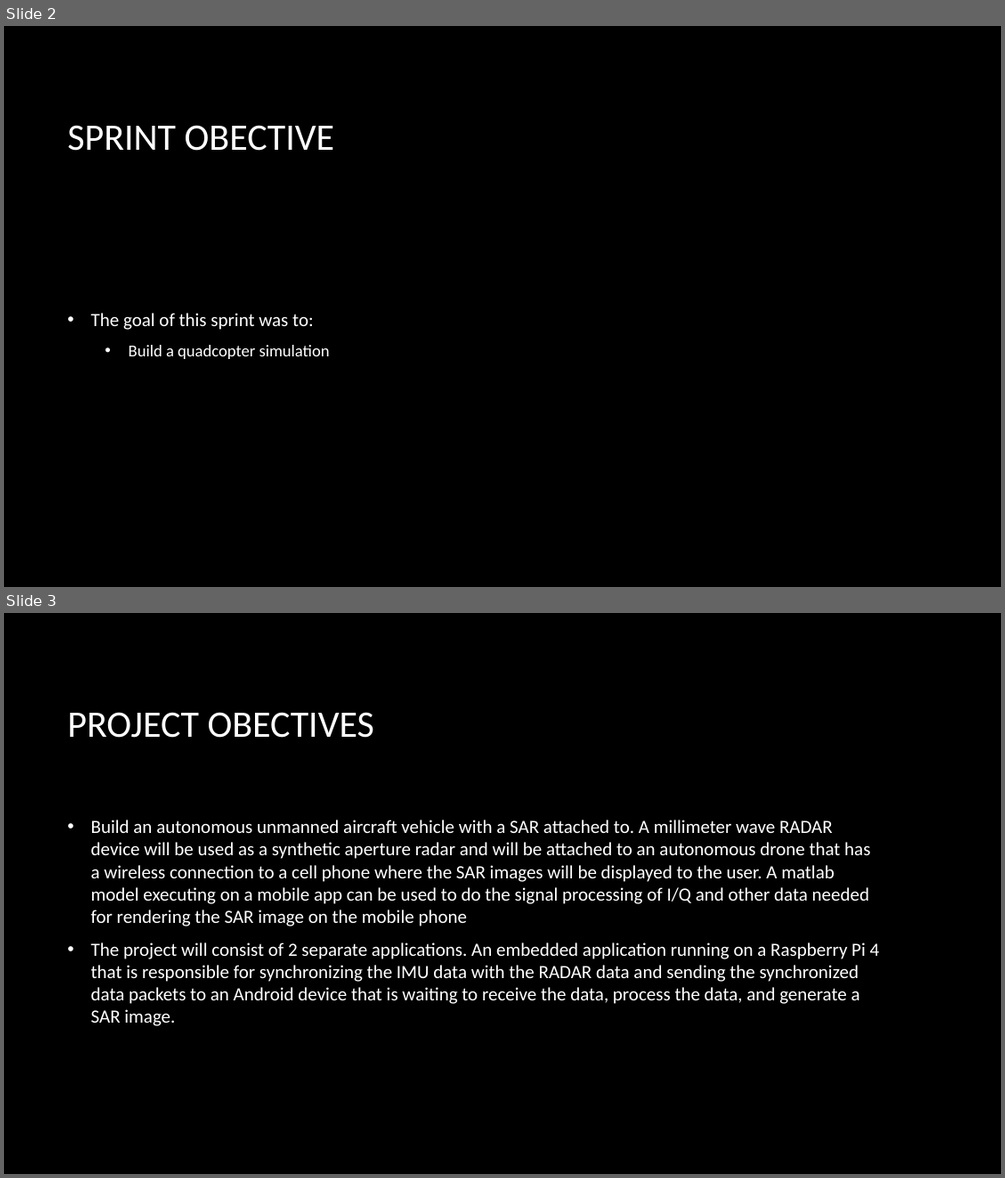
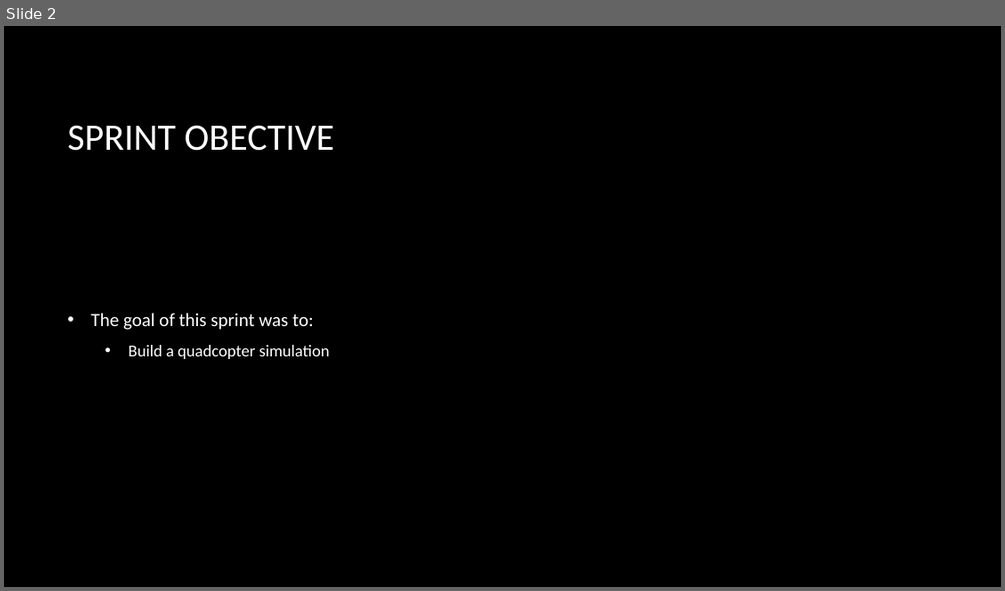
Before and after one commit to level2fast/uavsarlite-demo, a slide deck: UAVSAR LITE_Sprint3.pptx. Shown one above the other, each under a label of ours: slides 2 and 3 before the commit, slide 2 after it. The pictures are 1005x1178 and 1005x591 pixels, drawn with LibreOffice and Linux fonts; fonts in the diff are those of the drawing; background and template pictures are left out. Boxes give left, top, right and bottom in pixels: in the first picture for what was removed or moved away, otherwise in the second. Text is boxed around its words. In the diff, an @@ line names an element or a change of style, - is before the commit and + after.

```diff
--- a/UAVSAR LITE_Sprint3.pptx
+++ b/UAVSAR LITE_Sprint3.pptx
@@ slide 3 removed at box(4, 613, 1001, 1174), background picture (left out) @@
@@ title removed at box(67, 712, 374, 738) @@
-PROJECT OBECTIVES
@@ text removed at box(91, 819, 880, 1026) @@
-• Build an autonomous unmanned aircraft vehicle with a SAR attached to. A millimeter wave RADAR device will be used as a synthetic aperture radar and will be attached to an autonomous drone that has a wireless connection to a cell phone where the SAR images will be displayed to the user. A matlab model executing on a mobile app can be used to do the signal processing of I/Q and other data needed for rendering the SAR image on the mobile phone
-• The project will consist of 2 separate applications. An embedded application running on a Raspberry Pi 4 that is responsible for synchronizing the IMU data with the RADAR data and sending the synchronized data packets to an Android device that is waiting to receive the data, process the data, and generate a SAR image.
```
Also in this commit, not shown: 1 other slide removed, 4 other files.
